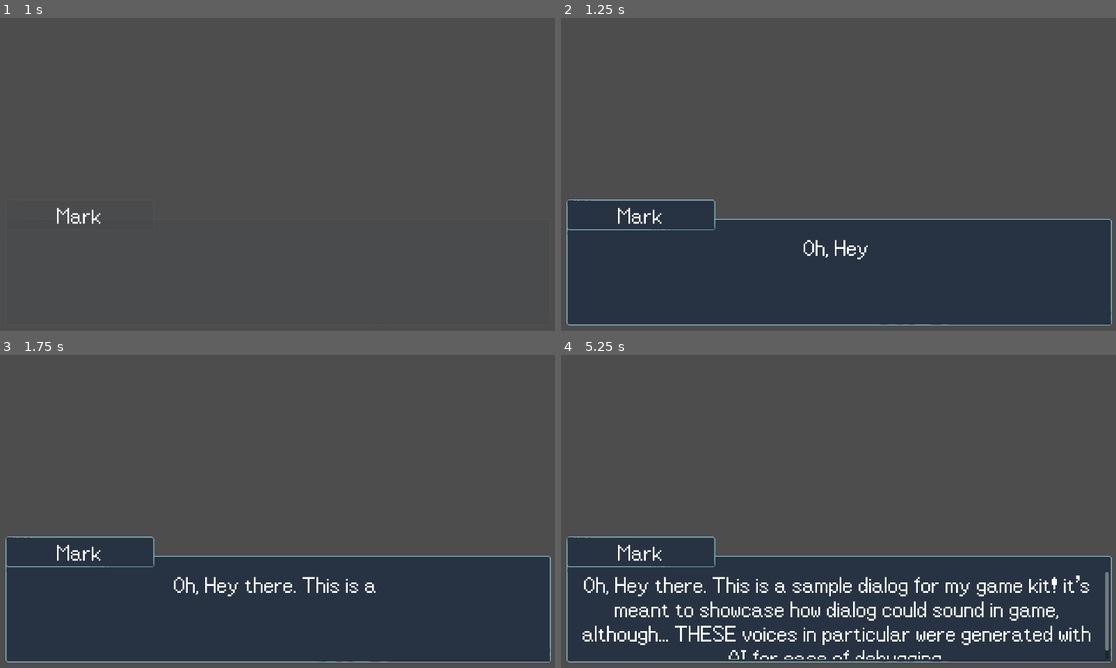
Above: before the commit, frames 1-4 (two rows, left to right).
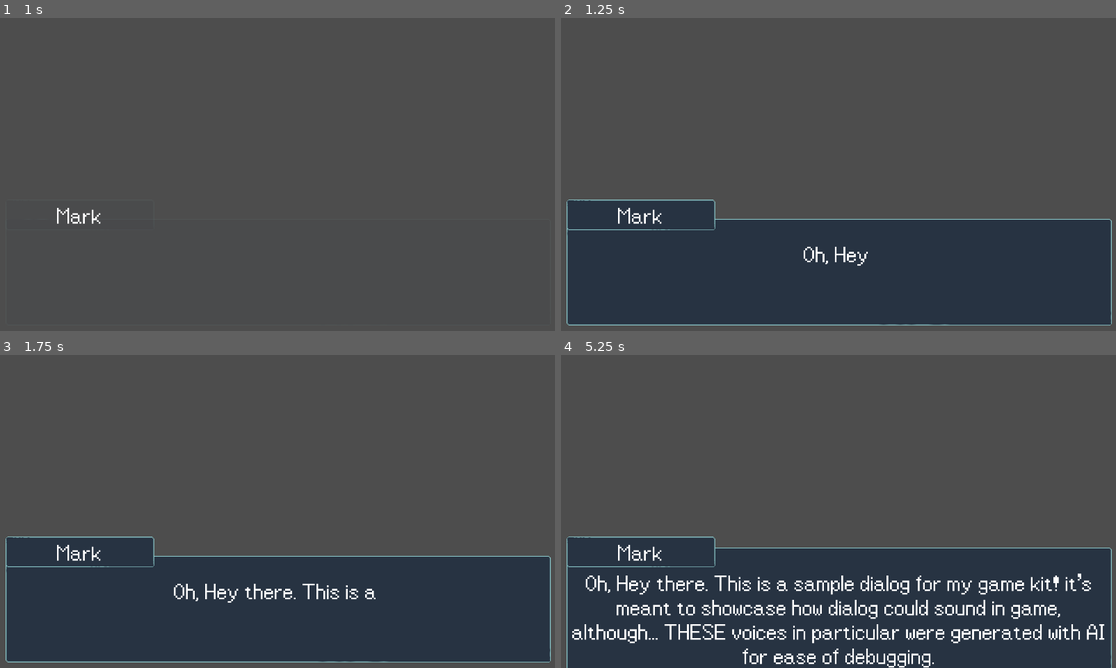
Above: after the commit, the same moments.

Repository: CoolBeanGames/Three_Six_Engine
Game: Godot game, scene res://Kit/Game.tscn
Same seed, same stepped clock (60 frames per second), same inputs: the game is played once before the commit and once after it. The engine's default icon, where the game draws it, is replaced by a stand-in: a white triangle on a blue panel in a dark square.
Inputs (mouse positions are in pixels of both pictures, inside the frame that each line leads up to):
- Up to frame 1 (1 s): click (416, 155) at 0.5 s
- Up to frame 2 (1.25 s): no input
- Up to frame 3 (1.75 s): click (416, 530) at 1.25 s
- Up to frame 4 (5.25 s): click (977, 492) at 2 s; click (977, 530) at 2.75 s; click (977, 492) at 3.5 s; click (977, 530) at 4.25 s; tap E (action) at 5.1 s

Frame 1 is identical in both runs. In frame 2, 0.3% of the frame differs, in the area x 43-56%, y 70-80%; in frame 3, 0.8%; in frame 4, 11%, in the area x 1-100%, y 61-100%.

Commit message:
Mass Class Renaming
I Basically, Renamed every class in the game. turns out you arent supposed to name classes 'class_name' but should use ClassName as the underscore and break stuff.

so i went through and fixed all of that. Also added a button reset before connecting signals and a slight adjustment to the dialog UI. now on to the importer!

Diff:
--- a/Kit/Audio Manager/Scripts/audio_player.gd
+++ b/Kit/Audio Manager/Scripts/audio_player.gd
@@ -1,7 +1,7 @@
 extends AudioStreamPlayer
-class_name audio_player
+class_name AudioPlayer
 
-var test : audio_player
+var test : AudioPlayer
 func _on_finished() -> void:
-	AudioManager.stream_finished.emit(self)
-	AudioManager.push_p(self)
+	Audio_Manager.stream_finished.emit(self)
+	Audio_Manager.push_p(self)
--- a/Kit/Audio Manager/audio_player.tscn
+++ b/Kit/Audio Manager/audio_player.tscn
@@ -1,6 +1,6 @@
 [gd_scene load_steps=2 format=3 uid="uid://r0cdxglsgpss"]
 
-[ext_resource type="Script" uid="uid://dj0em28s8pgoc" path="res://Kit/Audio Manager/Scripts/audio_player.gd" id="1_lyrs2"]
+[ext_resource type="Script" uid="uid://dj0em28s8pgoc" path="res://Kit/Audio Manager/scripts/audio_player.gd" id="1_lyrs2"]
 
 [node name="AudioPlayer" type="AudioStreamPlayer"]
 script = ExtResource("1_lyrs2")
--- a/Kit/Dialog System/Data Types/Conversation Group.gd
+++ b/Kit/Dialog System/Data Types/Conversation Group.gd
@@ -1,7 +1,7 @@
 extends Resource
-class_name conversation_group
+class_name ConversationGroup
 
-@export var approved_priority_conversations : Array[conversation]
-@export var priority_conversations : Array[conversation]
-@export var basic_conversations : Array[conversation]
-@export var fallback_conversation : conversation
+@export var approved_priority_conversations : Array[Conversation]
+@export var priority_conversations : Array[Conversation]
+@export var basic_conversations : Array[Conversation]
+@export var fallback_conversation : Conversation
--- a/Kit/Dialog System/Data Types/Conversation.gd
+++ b/Kit/Dialog System/Data Types/Conversation.gd
@@ -1,5 +1,5 @@
 extends Resource
-class_name conversation
+class_name Conversation
 
-@export var lines : Array[dialog_line]
+@export var lines : Array[DialogLine]
 @export var required_flags : Array[String]
--- a/Kit/Dialog System/Data Types/Dialog Line.gd
+++ b/Kit/Dialog System/Data Types/Dialog Line.gd
@@ -1,5 +1,5 @@
 extends Resource
-class_name dialog_line
+class_name DialogLine
 
 @export var actor : Actor
 @export_multiline var line : String = ""
@@ -10,7 +10,7 @@
 @export var typewriter : bool = true
 @export_category("choices")
 @export var use_choices : bool = false
-@export var choice: dialog_choice
+@export var choice: DialogChoice
 @export_category("confirmation")
 @export var auto_confirm : bool = false
 @export var confirm_on_typewriter_end : bool = false
--- a/Kit/Dialog System/Data Types/Dialog_Choice.gd
+++ b/Kit/Dialog System/Data Types/Dialog_Choice.gd
@@ -1,15 +1,15 @@
 extends Resource
-class_name dialog_choice
+class_name DialogChoice
 
 @export var choice_one_text : String
-@export var choice_one_conversation : conversation
+@export var choice_one_conversation : Conversation
 @export var choice_one_flags : Array[String] = []
 @export var choice_two_text : String
-@export var choice_two_conversation : conversation
+@export var choice_two_conversation : Conversation
 @export var choice_two_flags : Array[String] = []
 @export var ui_selected : int = 0 ##0=1 1=2
 
-func choose(choice : int) -> conversation:
+func choose(choice : int) -> Conversation:
 	match choice:
 		1:
 			for f in choice_one_flags:
--- a/Kit/Dialog System/Data Types/Voiced Line.gd
+++ b/Kit/Dialog System/Data Types/Voiced Line.gd
@@ -1,5 +1,5 @@
-extends dialog_line
-class_name voiced_dialog_line
+extends DialogLine
+class_name VoicedDialogLine
 
 @export_category("voice")
 @export var voiced_line : AudioStream
--- a/Kit/Dialog System/Scripts/State/dialog_play.gd
+++ b/Kit/Dialog System/Scripts/State/dialog_play.gd
@@ -1,5 +1,5 @@
-extends dialog_state
-class_name dialog_play_state
+extends DialogState
+class_name DialogPlayState
 
 var typewriter : bool = false
 var typewriter_tween : Tween
@@ -8,10 +8,10 @@
 var auto_finish_on_typewriter : bool
 var auto_finish : bool
 var choice_active : bool = false
-var current_line : dialog_line
-var current_choice : dialog_choice
+var current_line : DialogLine
+var current_choice : DialogChoice
 var typewriter_speed : float  = 0
-var vocal_player : audio_player
+var vocal_player : AudioPlayer
 
 #setup the machine
 func enter_state():
@@ -26,7 +26,7 @@
 		if current_choice != null:
 			enable_choices()
 	if is_voiced:
-		vocal_player = AudioManager.Create(current_line.voiced_line,false)
+		vocal_player = Audio_Manager.Create(current_line.voiced_line,false)
 		vocal_player.finished.connect(on_voice_finished)
 		##play voice line here
 		return
@@ -38,7 +38,7 @@
 		current_choice = current_line.choice
 	else:
 		current_choice = null
-	is_voiced = current_line is voiced_dialog_line
+	is_voiced = current_line is VoicedDialogLine
 	typewriter = current_line.typewriter
 	if is_voiced:
 		auto_finish_on_voice = current_line.end_on_voice_end
@@ -80,8 +80,7 @@
 
 #enable the choices UI
 func enable_choices():
-	print("choice:")
-	print_stack()
+	reset_buttons()
 	choice_active = true
 	manager.enable_element(manager.ui_refs.choice_box)
 	manager.enable_element(manager.ui_refs.choice_1)
@@ -103,7 +102,7 @@
 	super.exit_state()
 
 ##used to held disconnect choices when something is chosen
-func choice_helper(choice_conversation : conversation, flags : Array[String]):
+func choice_helper(choice_conversation : Conversation, flags : Array[String]):
 	reset_buttons()
 	if is_voiced and vocal_player and vocal_player.playing:
 		vocal_player.stop()
--- a/Kit/Dialog System/Scripts/State/dialog_state.gd
+++ b/Kit/Dialog System/Scripts/State/dialog_state.gd
@@ -1,9 +1,9 @@
 extends Node
-class_name dialog_state
+class_name DialogState
 
-var manager : dialog_manager
+var manager : DialogManager
 
-func initialize(man : dialog_manager) -> void:
+func initialize(man : DialogManager) -> void:
 	manager = man
 
 func enter_state():
@@ -19,7 +19,7 @@
 func on_action():
 	pass
 
-func next_state(new_state : dialog_state):
+func next_state(new_state : DialogState):
 	manager.current_state = new_state
 	exit_state()
 	new_state.enter_state()
--- a/Kit/Dialog System/Scripts/State/idle_state.gd
+++ b/Kit/Dialog System/Scripts/State/idle_state.gd
@@ -1,5 +1,5 @@
-extends dialog_state
-class_name dialog_idle_state
+extends DialogState
+class_name DialogIdleState
 
 func enter_state():
 	manager.disable_and_reset_ui()
--- a/Kit/Dialog System/Scripts/State/load_line_state.gd
+++ b/Kit/Dialog System/Scripts/State/load_line_state.gd
@@ -1,5 +1,5 @@
-extends dialog_state
-class_name dialog_load_line
+extends DialogState
+class_name DialogLoadState
 
 func enter_state():
 	super.enter_state()
--- a/Kit/Dialog System/Scripts/State/setup_state.gd
+++ b/Kit/Dialog System/Scripts/State/setup_state.gd
@@ -1,5 +1,5 @@
-extends dialog_state
-class_name dialog_setup_state
+extends DialogState
+class_name DialogSetupState
 
 func enter_state():
 	manager.dialog_index = -1
--- a/Kit/Dialog System/Scripts/State/wait.gd
+++ b/Kit/Dialog System/Scripts/State/wait.gd
@@ -1,5 +1,5 @@
-extends dialog_state
-class_name dialog_wait_state
+extends DialogState
+class_name DialogWaitState
 
 func on_action():
 	super.on_action()
--- a/Kit/Dialog System/Scripts/dialog_manager.gd
+++ b/Kit/Dialog System/Scripts/dialog_manager.gd
@@ -1,25 +1,25 @@
 extends Node
-class_name dialog_manager
+class_name DialogManager
 
-@export var current_state : dialog_state
-var current_conversation : conversation
-var current_line : dialog_line
-var current_choice : dialog_choice
-var ui_refs : dialog_refs
+@export var current_state : DialogState
+var current_conversation : Conversation
+var current_line : DialogLine
+var current_choice : DialogChoice
+var ui_refs : DialogRefs
 var dialog_index = 0
 @export var audio_pips : Array[AudioStream] = []
 @export_category("states")
-@export var idle_state : dialog_idle_state
-@export var setup_state : dialog_setup_state
-@export var load_state : dialog_load_line
-@export var play_state : dialog_play_state
-@export var wait_state : dialog_wait_state
-@export var test_convo : conversation
+@export var idle_state : DialogIdleState
+@export var setup_state : DialogSetupState
+@export var load_state : DialogLoadState
+@export var play_state : DialogPlayState
+@export var wait_state : DialogWaitState
+@export var test_convo : Conversation
 
 
 func _ready() -> void:
 	await get_tree().process_frame
-	ui_refs=dialog_refs.new()
+	ui_refs=DialogRefs.new()
 	_init_states()
 
 	await get_tree().create_timer(1).timeout
@@ -114,11 +114,11 @@
 	element.text = text
 	tween.tween_property(element,"self_modulate",Color(1,1,1,0),.25)
 
-func start_dialog_conversation(convo : conversation):
+func start_dialog_conversation(convo : Conversation):
 	current_conversation = convo
 	current_state.next_state(setup_state)
 
 func play_audio_pip():
 	if audio_pips.size() > 0:
 		var pip : AudioStream = audio_pips[randi_range(0,audio_pips.size()-1)]
-		AudioManager.Create(pip,true,AudioManager.audio_type.sfx,1,current_line.actor.pitch_offset)
+		Audio_Manager.Create(pip,true,AudioManager.audio_type.sfx,1,current_line.actor.pitch_offset)
--- a/Kit/Dialog System/Scripts/dialog_references.gd
+++ b/Kit/Dialog System/Scripts/dialog_references.gd
@@ -1,4 +1,4 @@
-class_name dialog_refs
+class_name DialogRefs
 
 var portrait_image : TextureRect
 var dialog_parent : Control
--- a/Kit/Globals/audio_manager.gd
+++ b/Kit/Globals/audio_manager.gd
@@ -1,5 +1,5 @@
 extends Node
-class_name audio_manager
+class_name AudioManager
 
 enum audio_type {sfx,music,vocal}
 
@@ -9,9 +9,9 @@
 var Inactive_Players : Node
 var inactive_count : int
 
-signal player_spawned(audioplayer : audio_player)
-signal player_pushed(audioplayer : audio_player)
-signal stream_finished(audioplayer : audio_player)
+signal player_spawned(audioplayer : AudioPlayer)
+signal player_pushed(audioplayer : AudioPlayer)
+signal stream_finished(audioplayer : AudioPlayer)
 
 func _ready() -> void:
 	spawn_pools()
@@ -28,14 +28,14 @@
 func get_inactive_count() -> int:
 	return Inactive_Players.get_child_count()
 
-func spawn_player(parent : Node) -> audio_player:
+func spawn_player(parent : Node) -> AudioPlayer:
 	var p = player.instantiate()
 	parent.add_child(p)
 	p.autoplay = false
 	player_spawned.emit(p)
 	return p
 
-func pop_p() -> audio_player:
+func pop_p() -> AudioPlayer:
 	if get_inactive_count() > 0:
 		var p = Inactive_Players.get_child(0)
 		Inactive_Players.remove_child(p)
@@ -45,21 +45,21 @@
 		var p = spawn_player(Active_Players)
 		return p
 
-func push_p(player : audio_player):
+func push_p(player : AudioPlayer):
 	if Active_Players.get_children().has(player):
 		Active_Players.remove_child(player)
 		Inactive_Players.add_child(player)
 		player_pushed.emit(player)
 
-func Create(stream : AudioStream, random_pitch : bool = true, type : audio_type = audio_type.sfx, volume : float = 1, pitch_offset : float = 0) -> audio_player:
-	var p : audio_player = pop_p()
+func Create(stream : AudioStream, random_pitch : bool = true, type : audio_type = audio_type.sfx, volume : float = 1, pitch_offset : float = 0) -> AudioPlayer:
+	var p : AudioPlayer = pop_p()
 	volume = linear_to_db(volume)
 	setup_audio(p,stream,random_pitch,type,volume,pitch_offset)
 	p.play(0.0)
 	print("started audio")
 	return p
 
-func setup_audio(p : audio_player, stream : AudioStream, random_pitch : bool , type : audio_type , volume : float, pitch_offset : float ):
+func setup_audio(p : AudioPlayer, stream : AudioStream, random_pitch : bool , type : audio_type , volume : float, pitch_offset : float ):
 	p.stream = stream
 	p.volume_db = volume
 	p.autoplay = false
--- a/Kit/Globals/flag_events.gd
+++ b/Kit/Globals/flag_events.gd
@@ -1,4 +1,4 @@
-class_name flag_events extends Node
+class_name FlagEvents extends Node
 
 enum watch_type {always,only_true,only_false,one_shot,only_true_one_shot,only_false_one_shot}
 @export var Watchers : Dictionary[String,Array] ##anything added to this will be called whenever a flag is changed
--- a/Kit/Globals/manager.gd
+++ b/Kit/Globals/manager.gd
@@ -1,5 +1,5 @@
 extends Node
-class_name game_manager
+class_name GameManager
 
 var viewport_size : Vector2
 var game_resolution : Vector2
--- a/Kit/UI/Scenes/game_ui.tscn
+++ b/Kit/UI/Scenes/game_ui.tscn
@@ -539,7 +539,7 @@
 [node name="MarginContainer" type="MarginContainer" parent="MarginContainer/Dialog_UI/TextBox"]
 layout_mode = 2
 mouse_filter = 2
-theme_override_constants/margin_top = 30
+theme_override_constants/margin_top = 45
 
 [node name="DialogText" type="RichTextLabel" parent="MarginContainer/Dialog_UI/TextBox/MarginContainer"]
 layout_mode = 2
@@ -547,6 +547,7 @@
 theme = ExtResource("8_2xmux")
 bbcode_enabled = true
 text = "this is an example panel for displaying [i]dialog[/i], it is meant ot test how UI scaling works, to that end i have [b]expanded[/b] the text to show an additional line"
+fit_content = true
 horizontal_alignment = 1
 
 [node name="NameBox" type="PanelContainer" parent="MarginContainer/Dialog_UI"]
--- a/project.godot
+++ b/project.godot
@@ -17,10 +17,10 @@
 
 [autoload]
 
-GameManager="*res://Kit/Globals/manager.gd"
+Game_Manager="*res://Kit/Globals/manager.gd"
 Game_Data="*res://Kit/Globals/game_data.gd"
 Flag_Events="*res://Kit/Globals/flag_events.gd"
-AudioManager="*res://Kit/Globals/audio_manager.gd"
+Audio_Manager="*res://Kit/Globals/audio_manager.gd"
 
 [display]
 
@@ -33,6 +33,10 @@
 
 movie_writer/movie_file="/storage/emulated/0/Documents/36_movie_dialog_b.avi"
 
+[editor_plugins]
+
+enabled=PackedStringArray("res://addons/Three_Six_Kit/plugin.cfg")
+
 [input]
 
 action={
Not shown, added: addons/Three_Six_Kit/DialogImporter.gd
Not shown, added: addons/Three_Six_Kit/DialogImporter.gd.uid
Not shown, added: addons/Three_Six_Kit/plugin.cfg
Not shown, added: Kit/Dialog System/Scenes/dialog_manager.tscn535164363.tmp
Not shown, added: Kit/Dialog System/Scenes/dialog_manager.tscn544681445.tmp
Not shown, added: Kit/Dialog System/Scenes/dialog_manager.tscn560184476.tmp
